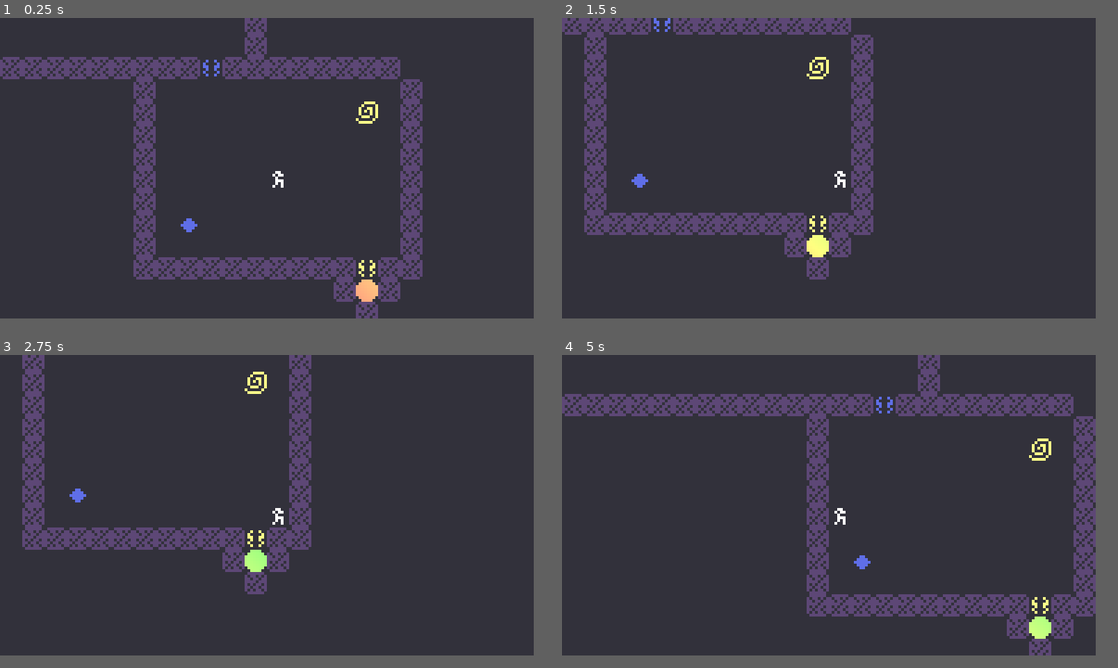
Above: before the commit, frames 1-4 (two rows, left to right).
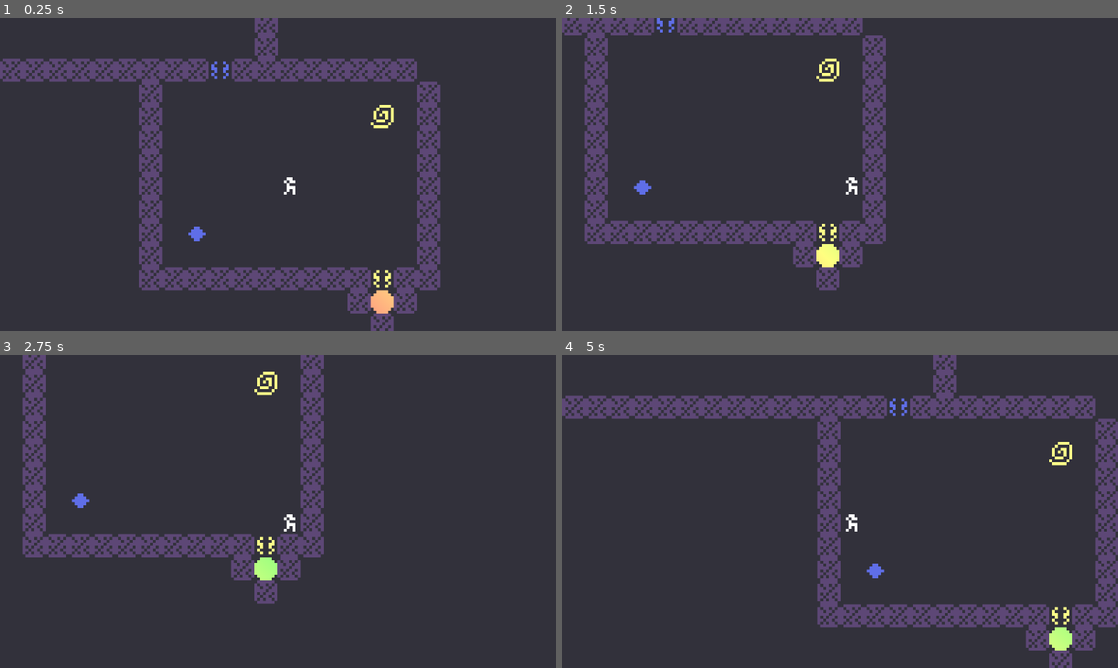
Above: after the commit, the same moments.

Repository: bitbrain/mutagen
Game: Godot game, scene res://scenes/stages/stage_1.tscn
Two runs of this game, one before a commit and one after it. Both use one fixed random seed, a clock stepped at 60 frames per second and the inputs below.
Inputs:
- Up to frame 1 (0.25 s): no input
- Up to frame 2 (1.5 s): hold D (walk_right) 0.53-1.28 s; hold S (walk_down) from 1.28 s (still down)
- Up to frame 3 (2.75 s): release S (walk_down) at 2.03 s; hold D (walk_right) from 2.03 s (still down)
- Up to frame 4 (5 s): release D (walk_right) at 2.78 s; hold W (walk_up) 2.78-3.53 s; hold A (walk_left) from 3.53 s (still down); tap R (reset) at 4.15 s
In our replay, the window is 768x432 before the commit and 800x450 after it. These sizes can differ from the game's own. Grey fills any space a smaller window leaves; there, only what the larger window draws over its background counts as a difference.

The runs differ from the first frame. In frame 1, 14% of the frame differs, in the area x 0-80%, y 0-100%; in frame 2, 9.6%; in frame 3, 7.8%; in frame 4, 16%, in the area x 0-100%, y 0-100%.

Commit message:
experiment: CRT shader

Diff:
--- /dev/null
+++ b/assets/crt.gdshader
@@ -0,0 +1,231 @@
+/*
+Shader from Godot Shaders - the free shader library.
+godotshaders.com/shader/VHS-and-CRT-monitor-effect
+
+This shader is under CC0 license. Feel free to use, improve and
+change this shader according to your needs and consider sharing
+the modified result to godotshaders.com.
+*/
+
+shader_type canvas_item;
+
+//*** IMPORTANT! ***/
+// - If you are using this shader to affect the node it is applied to set 'overlay' to false (unchecked in the instepctor).
+// - If you are using this shader as an overlay, and want the shader to affect the nodes below in the Scene hierarchy,
+//   set 'overlay' to true (checked in the inspector).
+// On Mac there is potentially a bug causing this to not work properly. If that is the case and you want to use the shader as an overlay
+// change all "overlay ? SCREEN_TEXTURE : TEXTURE" to only "SCREEN_TEXTURE" on lines 129-140, and "vec2 uv = overlay ? warp(SCREEN_UV) : warp(UV);"
+// to "vec2 uv = warp(SCREEN_UV);" on line 98.
+uniform bool overlay = false;
+
+uniform float scanlines_opacity : hint_range(0.0, 1.0) = 0.4;
+uniform float scanlines_width : hint_range(0.0, 0.5) = 0.25;
+uniform float grille_opacity : hint_range(0.0, 1.0) = 0.3;
+uniform vec2 resolution = vec2(640.0, 480.0); // Set the number of rows and columns the texture will be divided in. Scanlines and grille will make a square based on these values
+
+uniform bool pixelate = true; // Fill each square ("pixel") with a sampled color, creating a pixel look and a more accurate representation of how a CRT monitor would work.
+
+uniform bool roll = true;
+uniform float roll_speed = 8.0; // Positive values are down, negative are up
+uniform float roll_size : hint_range(0.0, 100.0) = 15.0;
+uniform float roll_variation : hint_range(0.1, 5.0) = 1.8; // This valie is not an exact science. You have to play around with the value to find a look you like. How this works is explained in the code below.
+uniform float distort_intensity : hint_range(0.0, 0.2) = 0.05; // The distortion created by the rolling effect.
+
+uniform float noise_opacity : hint_range(0.0, 1.0) = 0.4;
+uniform float noise_speed = 5.0; // There is a movement in the noise pattern that can be hard to see first. This sets the speed of that movement.
+
+uniform float static_noise_intensity : hint_range(0.0, 1.0) = 0.06;
+
+uniform float aberration : hint_range(-1.0, 1.0) = 0.03; // Chromatic aberration, a distortion on each color channel.
+uniform float brightness = 1.4; // When adding scanline gaps and grille the image can get very dark. Brightness tries to compensate for that.
+uniform bool discolor = true; // Add a discolor effect simulating a VHS
+
+uniform float warp_amount :hint_range(0.0, 5.0) = 1.0; // Warp the texture edges simulating the curved glass of a CRT monitor or old TV.
+uniform bool clip_warp = false;
+
+uniform float vignette_intensity = 0.4; // Size of the vignette, how far towards the middle it should go.
+uniform float vignette_opacity : hint_range(0.0, 1.0) = 0.5;
+
+uniform sampler2D SCREEN_TEXTURE : hint_screen_texture, filter_linear_mipmap;
+
+// Used by the noise functin to generate a pseudo random value between 0.0 and 1.0
+vec2 random(vec2 uv){
+    uv = vec2( dot(uv, vec2(127.1,311.7) ),
+               dot(uv, vec2(269.5,183.3) ) );
+    return -1.0 + 2.0 * fract(sin(uv) * 43758.5453123);
+}
+
+// Generate a Perlin noise used by the distortion effects
+float noise(vec2 uv) {
+    vec2 uv_index = floor(uv);
+    vec2 uv_fract = fract(uv);
+
+    vec2 blur = smoothstep(0.0, 1.0, uv_fract);
+
+    return mix( mix( dot( random(uv_index + vec2(0.0,0.0) ), uv_fract - vec2(0.0,0.0) ),
+                     dot( random(uv_index + vec2(1.0,0.0) ), uv_fract - vec2(1.0,0.0) ), blur.x),
+                mix( dot( random(uv_index + vec2(0.0,1.0) ), uv_fract - vec2(0.0,1.0) ),
+                     dot( random(uv_index + vec2(1.0,1.0) ), uv_fract - vec2(1.0,1.0) ), blur.x), blur.y) * 0.5 + 0.5;
+}
+
+// Takes in the UV and warps the edges, creating the spherized effect
+vec2 warp(vec2 uv){
+	vec2 delta = uv - 0.5;
+	float delta2 = dot(delta.xy, delta.xy);
+	float delta4 = delta2 * delta2;
+	float delta_offset = delta4 * warp_amount;
+
+	return uv + delta * delta_offset;
+}
+
+// Adds a black border to hide stretched pixel created by the warp effect
+float border (vec2 uv){
+	float radius = min(warp_amount, 0.08);
+	radius = max(min(min(abs(radius * 2.0), abs(1.0)), abs(1.0)), 1e-5);
+	vec2 abs_uv = abs(uv * 2.0 - 1.0) - vec2(1.0, 1.0) + radius;
+	float dist = length(max(vec2(0.0), abs_uv)) / radius;
+	float square = smoothstep(0.96, 1.0, dist);
+	return clamp(1.0 - square, 0.0, 1.0);
+}
+
+// Adds a vignette shadow to the edges of the image
+float vignette(vec2 uv){
+	uv *= 1.0 - uv.xy;
+	float vignette = uv.x * uv.y * 15.0;
+	return pow(vignette, vignette_intensity * vignette_opacity);
+}
+
+void fragment()
+{
+	vec2 uv = overlay ? warp(SCREEN_UV) : warp(UV); // Warp the uv. uv will be used in most cases instead of UV to keep the warping
+	vec2 text_uv = uv;
+	vec2 roll_uv = vec2(0.0);
+	float time = roll ? TIME : 0.0;
+
+
+	// Pixelate the texture based on the given resolution.
+	if (pixelate)
+	{
+		text_uv = ceil(uv * resolution) / resolution;
+	}
+
+	// Create the rolling effect. We need roll_line a bit later to make the noise effect.
+	// That is why this runs if roll is true OR noise_opacity is over 0.
+	float roll_line = 0.0;
+	if (roll || noise_opacity > 0.0)
+	{
+		// Create the areas/lines where the texture will be distorted.
+		roll_line = smoothstep(0.3, 0.9, sin(uv.y * roll_size - (time * roll_speed) ) );
+		// Create more lines of a different size and apply to the first set of lines. This creates a bit of variation.
+		roll_line *= roll_line * smoothstep(0.3, 0.9, sin(uv.y * roll_size * roll_variation - (time * roll_speed * roll_variation) ) );
+		// Distort the UV where where the lines are
+		roll_uv = vec2(( roll_line * distort_intensity * (1.-UV.x)), 0.0);
+	}
+
+	vec4 text;
+	if (roll)
+	{
+		// If roll is true distort the texture with roll_uv. The texture is split up into RGB to
+		// make some chromatic aberration. We apply the aberration to the red and green channels accorging to the aberration parameter
+		// and intensify it a bit in the roll distortion.
+		text.r = texture(SCREEN_TEXTURE, text_uv + roll_uv * 0.8 + vec2(aberration, 0.0) * .1).r;
+		text.g = texture(SCREEN_TEXTURE, text_uv + roll_uv * 1.2 - vec2(aberration, 0.0) * .1 ).g;
+		text.b = texture(SCREEN_TEXTURE, text_uv + roll_uv).b;
+		text.a = 1.0;
+	}
+	else
+	{
+		// If roll is false only apply the aberration without any distorion. The aberration values are very small so the .1 is only
+		// to make the slider in the Inspector less sensitive.
+		text.r = texture(SCREEN_TEXTURE, text_uv + vec2(aberration, 0.0) * .1).r;
+		text.g = texture(SCREEN_TEXTURE, text_uv - vec2(aberration, 0.0) * .1).g;
+		text.b = texture(SCREEN_TEXTURE, text_uv).b;
+		text.a = 1.0;
+	}
+
+	float r = text.r;
+	float g = text.g;
+	float b = text.b;
+
+	uv = warp(UV);
+
+	// CRT monitors don't have pixels but groups of red, green and blue dots or lines, called grille. We isolate the texture's color channels
+	// and divide it up in 3 offsetted lines to show the red, green and blue colors next to each other, with a small black gap between.
+	if (grille_opacity > 0.0){
+
+		float g_r = smoothstep(0.85, 0.95, abs(sin(uv.x * (resolution.x * 3.14159265))));
+		r = mix(r, r * g_r, grille_opacity);
+
+		float g_g = smoothstep(0.85, 0.95, abs(sin(1.05 + uv.x * (resolution.x * 3.14159265))));
+		g = mix(g, g * g_g, grille_opacity);
+
+		float b_b = smoothstep(0.85, 0.95, abs(sin(2.1 + uv.x * (resolution.x * 3.14159265))));
+		b = mix(b, b * b_b, grille_opacity);
+
+	}
+
+	// Apply the grille to the texture's color channels and apply Brightness. Since the grille and the scanlines (below) make the image very dark you
+	// can compensate by increasing the brightness.
+	text.r = clamp(r * brightness, 0.0, 1.0);
+	text.g = clamp(g * brightness, 0.0, 1.0);
+	text.b = clamp(b * brightness, 0.0, 1.0);
+
+	// Scanlines are the horizontal lines that make up the image on a CRT monitor.
+	// Here we are actual setting the black gap between each line, which I guess is not the right definition of the word, but you get the idea
+	float scanlines = 0.5;
+	if (scanlines_opacity > 0.0)
+	{
+		// Same technique as above, create lines with sine and applying it to the texture. Smoothstep to allow setting the line size.
+		scanlines = smoothstep(scanlines_width, scanlines_width + 0.5, abs(sin(uv.y * (resolution.y * 3.14159265))));
+		text.rgb = mix(text.rgb, text.rgb * vec3(scanlines), scanlines_opacity);
+	}
+
+	// Apply the banded noise.
+	if (noise_opacity > 0.0)
+	{
+		// Generate a noise pattern that is very stretched horizontally, and animate it with noise_speed
+		float noise = smoothstep(0.4, 0.5, noise(uv * vec2(2.0, 200.0) + vec2(10.0, (TIME * (noise_speed))) ) );
+
+		// We use roll_line (set above) to define how big the noise should be vertically (multiplying cuts off all black parts).
+		// We also add in some basic noise with random() to break up the noise pattern above. The noise is sized according to
+		// the resolution value set in the inspector. If you don't like this look you can
+		// change "ceil(uv * resolution) / resolution" to only "uv" to make it less pixelated. Or multiply resolution with som value
+		// greater than 1.0 to make them smaller.
+		roll_line *= noise * scanlines * clamp(random((ceil(uv * resolution) / resolution) + vec2(TIME * 0.8, 0.0)).x + 0.8, 0.0, 1.0);
+		// Add it to the texture based on noise_opacity
+		text.rgb = clamp(mix(text.rgb, text.rgb + roll_line, noise_opacity), vec3(0.0), vec3(1.0));
+	}
+
+	// Apply static noise by generating it over the whole screen in the same way as above
+	if (static_noise_intensity > 0.0)
+	{
+		text.rgb += clamp(random((ceil(uv * resolution) / resolution) + fract(TIME)).x, 0.0, 1.0) * static_noise_intensity;
+	}
+
+	// Apply a black border to hide imperfections caused by the warping.
+	// Also apply the vignette
+	text.rgb *= border(uv);
+	text.rgb *= vignette(uv);
+	// Hides the black border and make that area transparent. Good if you want to add the the texture on top an image of a TV or monitor.
+	if (clip_warp)
+	{
+		text.a = border(uv);
+	}
+
+	// Apply discoloration to get a VHS look (lower saturation and higher contrast)
+	// You can play with the values below or expose them in the Inspector.
+	float saturation = 0.5;
+	float contrast = 1.2;
+	if (discolor)
+	{
+		// Saturation
+		vec3 greyscale = vec3(text.r + text.g + text.b) / 3.;
+		text.rgb = mix(text.rgb, greyscale, saturation);
+
+		// Contrast
+		float midpoint = pow(0.5, 2.2);
+		text.rgb = (text.rgb - vec3(midpoint)) * contrast + midpoint;
+	}
+
+	COLOR = text;
+}
--- a/project.godot
+++ b/project.godot
@@ -23,7 +23,7 @@
 window/size/always_on_top=true
 window/size/window_width_override=1920
 window/size/window_height_override=1080
-window/stretch/mode="viewport"
+window/stretch/mode="canvas_items"
 window/stretch/scale_mode="integer"
 
 [global_group]
--- a/scenes/gameplay_scene.tscn
+++ b/scenes/gameplay_scene.tscn
@@ -3,6 +3,31 @@
 [ext_resource type="TileSet" uid="uid://dvqrmlfy6sv7o" path="res://assets/tileset.tres" id="1_01stm"]
 [ext_resource type="Script" uid="uid://hg0vc67bdcdf" path="res://scenes/gameplay_scene.gd" id="1_xpbwm"]
 [ext_resource type="PackedScene" uid="uid://d2gidcgecqnh5" path="res://player/player.tscn" id="2_b2a1o"]
+[ext_resource type="Shader" uid="uid://dga1eh6177ior" path="res://assets/crt.gdshader" id="4_mvhas"]
+
+[sub_resource type="ShaderMaterial" id="ShaderMaterial_27dq3"]
+shader = ExtResource("4_mvhas")
+shader_parameter/overlay = true
+shader_parameter/scanlines_opacity = 0.0290000013775
+shader_parameter/scanlines_width = 0.4400000209
+shader_parameter/grille_opacity = 0.1110000052725
+shader_parameter/resolution = Vector2(960, 540)
+shader_parameter/pixelate = true
+shader_parameter/roll = true
+shader_parameter/roll_speed = 2.0
+shader_parameter/roll_size = 22.44400106609
+shader_parameter/roll_variation = 0.37500001455262
+shader_parameter/distort_intensity = 0.010000000475
+shader_parameter/noise_opacity = 0.03200000152
+shader_parameter/noise_speed = 2.0
+shader_parameter/static_noise_intensity = 0.0150000007125
+shader_parameter/aberration = 0.010000047974999982
+shader_parameter/brightness = 1.0
+shader_parameter/discolor = true
+shader_parameter/warp_amount = 0.0
+shader_parameter/clip_warp = false
+shader_parameter/vignette_intensity = 0.4
+shader_parameter/vignette_opacity = 0.0
 
 [node name="GameplayScene" type="Node2D" unique_id=15941419]
 script = ExtResource("1_xpbwm")
@@ -13,3 +38,15 @@
 [node name="Player" parent="." unique_id=1337450750 instance=ExtResource("2_b2a1o")]
 
 [node name="Camera2D" type="Camera2D" parent="Player" unique_id=948932488]
+
+[node name="CanvasLayer" type="CanvasLayer" parent="." unique_id=1605721186]
+
+[node name="CRTEffect" type="ColorRect" parent="CanvasLayer" unique_id=788377038]
+visible = false
+material = SubResource("ShaderMaterial_27dq3")
+anchors_preset = 15
+anchor_right = 1.0
+anchor_bottom = 1.0
+grow_horizontal = 2
+grow_vertical = 2
+metadata/_edit_use_anchors_ = true
Not shown, added: assets/crt.gdshader.uid
